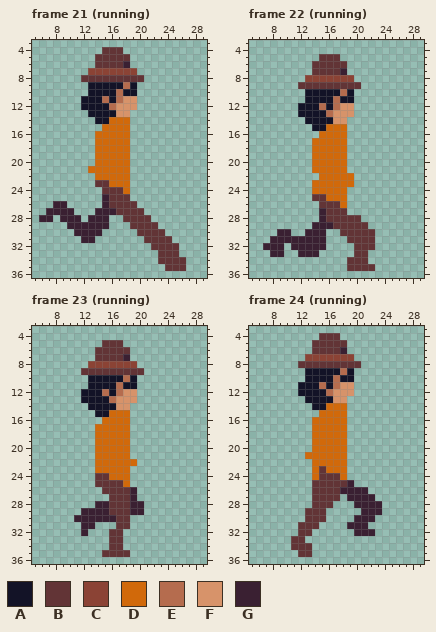
Two versions of one pixel-art file, Assets/AseFiles/player.aseprite. This is how it looked before the edit.
32x40 pixels, 32 frames. Shown: frame 21 (running): x 5..29, y 3..36; frame 22 (running): x 5..29, y 3..36; frame 23 (running): x 5..29, y 3..36; frame 24 (running): x 5..29, y 3..36. The commit also changed other frames, which this record leaves out.
Palette (. is transparent): A #131327  B #623436  C #8b4335  D #d1690a  E #b56c4e  F #d7936a  G #3a2032
Pixels before, frame 21 (running), first column x 6:
 4 .........BBB.........
 5 ........BBBBB........
 6 ........BBBBG........
 7 .......CCCCCCC.......
 8 ......BBBBBBBBB......
 9 .......AAAAAEA.......
10 .......AAAAEAA.......
11 ......AAAEAEFF.......
12 ......AAAAEFFF.......
13 .......AAAAFF........
14 ........AADDD........
15 .........DDDD........
16 ........DDDDD........
17 ........DDDDD........
18 ........DDDDD........
19 ........DDDDD........
20 ........DDDDD........
21 .......DDDDDD........
22 ........DDDDD........
23 ........BBDDD........
24 .........BBBD........
25 .........GBBB........
26 ..GG.....GBBBB.......
27 .GGGG...GGGBBBB......
28 GG.GGG.GGG..BBBB.....
29 ....GGGGGG...BBBB....
30 .....GGGG.....BBBB...
31 ......GG.......BBBB..
32 ................BBBB.
33 .................BBB.
34 .................BBBB
35 ..................BBB
Pixels before, frame 22 (running), first column x 7:
 5 ........BBB.....
 6 .......BBBBB....
 7 .......BBBBG....
 8 ......CCCCCCC...
 9 .....BBBBBBBBB..
10 ......AAAAAEA...
11 ......AAAAEAA...
12 .....AAAEAEFF...
13 .....AAAAEFFF...
14 ......AAAAFF....
15 .......AADDD....
16 ........DDDD....
17 .......DDDDD....
18 .......DDDDD....
19 .......DDDDD....
20 .......DDDDD....
21 .......DDDDD....
22 ........DDDDD...
23 .......DDDDDD...
24 .......DDDDD....
25 .......BBDDD....
26 ........BBBD....
27 ........GBBB....
28 ........GBBBBB..
29 .......GGGBBBBB.
30 ..GG..GGG..BBBBB
31 .GGGGGGGG...BBBB
32 GGG.GGGGG....BBB
33 .GG..GGG.....BB.
34 ............BBB.
35 ............BBBB
Pixels before, frame 23 (running), first column x 11:
 5 ....BBB...
 6 ...BBBBB..
 7 ...BBBBG..
 8 ..CCCCCCC.
 9 .BBBBBBBBB
10 ..AAAAAEA.
11 ..AAAAEAA.
12 .AAAEAEFF.
13 .AAAAEFFF.
14 ..AAAAFF..
15 ...AADDD..
16 ....DDDD..
17 ...DDDDD..
18 ...DDDDD..
19 ...DDDDD..
20 ...DDDDD..
21 ...DDDDD..
22 ...DDDDDD.
23 ...DDDDD..
24 ...BBDDD..
25 ...BBBBD..
26 ....BBBBG.
27 .....BBBG.
28 ...GGBBBGG
29 .GGGGBBBGG
30 GGGGGGBB..
31 .GG...BB..
32 .G...BB...
33 .....BB...
34 .....BB...
35 ....BBBB..
Pixels before, frame 24 (running), first column x 11:
 4 ....BBB......
 5 ...BBBBB.....
 6 ...BBBBG.....
 7 ..CCCCCCC....
 8 .BBBBBBBBB...
 9 ..AAAAAEA....
10 ..AAAAEAA....
11 .AAAEAEFF....
12 .AAAAEFFF....
13 ..AAAAFF.....
14 ...AADDD.....
15 ....DDDD.....
16 ...DDDDD.....
17 ...DDDDD.....
18 ...DDDDD.....
19 ...DDDDD.....
20 ...DDDDD.....
21 ..DDDDDD.....
22 ...DDDDD.....
23 ...DBDDD.....
24 ...DBBBD.....
25 ...BBBBBG....
26 ...BBBBGGGG..
27 ...BBBB.GGGG.
28 ...BBB...GGGG
29 ..BBB.....GGG
30 ..BBB....GGG.
31 .BBB....GGG..
32 .BB......GGG.
33 BB...........
34 BBB..........
35 .BB..........
After:
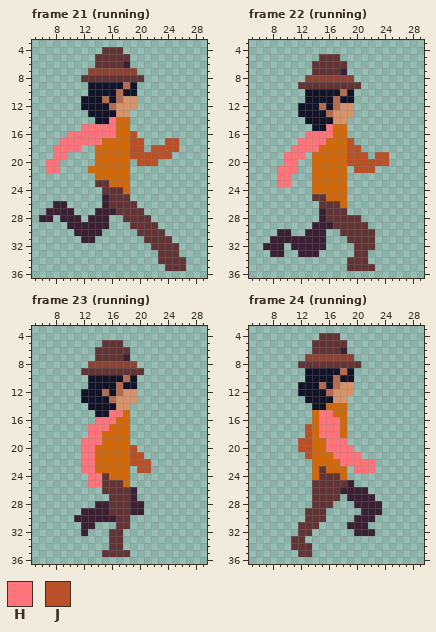
Colours new in this view: H #ff737a  J #b95027
Edits made:
Frame 21 (running), layer "draw-on":
Colour H now appears in row 15 at x 12 to 14; in row 16 at x 10 to 13; in row 17 at x 9 to 13; in row 18 at x 8 to 11; in row 19 at x 8 to 9; in rows 20 to 21 at x 7 to 8.
The author changed colour D to colour H in row 14 at x 16; in row 15 at x 15 to 16; in row 16 at x 14 to 16; in row 17 at x 14.
Colour J now appears in row 16 at x 19; in row 17 at x 19 to 20 and 24 to 25; in row 18 at x 19 to 20 and 22 to 25; in row 19 at x 19 to 24; in row 20 at x 20 to 22.
Frame 22 (running), layer "draw-on":
Colour D now appears in row 22 at x 14.
Colour H now appears in row 16 at x 13 to 14; in row 17 at x 12 to 13; in row 18 at x 11 to 13; in row 19 at x 10 to 12; in row 20 at x 10 to 11; in row 21 at x 9 to 11.
Colour H now appears in rows 22 to 23 at x 9 to 10.
The author changed colour D to colour H in row 15 at x 16; in row 16 at x 15 to 16; in row 17 at x 14 to 15; in row 18 at x 14.
Colour J now appears in row 17 at x 19; in row 18 at x 19 to 20; in row 19 at x 19 to 21 and 23 to 24; in row 20 at x 19 to 24; in row 21 at x 20 to 22.
Colour D is removed in rows 22 to 23 at x 19.
Frame 23 (running), layer "draw-on":
Colour H now appears in row 16 at x 14; in rows 17 to 18 at x 13; in rows 19 to 23 at x 12 to 13; in rows 24 to 25 at x 13.
The author changed colour B to colour H in rows 24 to 25 at x 14.
The author changed colour D to colour H in row 15 at x 16 to 17; in row 16 at x 15 to 16; in row 17 at x 14 to 15; in rows 18 to 19 at x 14.
Colour J now appears in row 20 at x 19; in row 21 at x 19 to 20; in rows 22 to 23 at x 20 to 21.
The author changed colour D to colour J in row 22 at x 19.
Frame 24 (running), layer "draw-on":
Colour D now appears in row 15 at x 14.
Colour H now appears in row 20 at x 19; in row 21 at x 19 to 20; in row 22 at x 19 to 22; in row 23 at x 20 to 22.
The author changed colour D to colour H in row 15 at x 15 to 16; in rows 16 to 18 at x 15 to 17; in rows 19 to 20 at x 16 to 18; in row 21 at x 17 to 18; in row 22 at x 18.
Colour J now appears in rows 17 to 18 at x 13; in rows 19 to 20 at x 12 to 13.
The author changed colour D to colour J in row 21 at x 13.
Where, in picture pixels (left, top, right, bottom), the same in both pictures:
changed: (46, 117, 179, 173)
changed: (277, 124, 389, 187)
changed: (81, 410, 151, 487)
changed: (298, 410, 375, 473)
